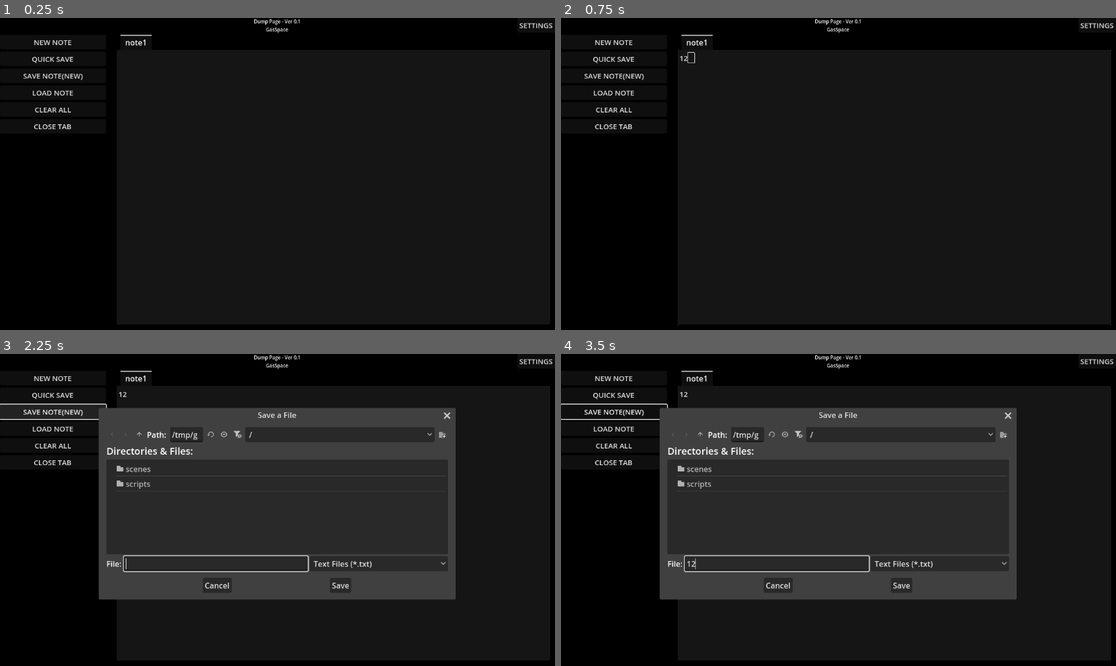
Above: before the commit, frames 1-4 (two rows, left to right).
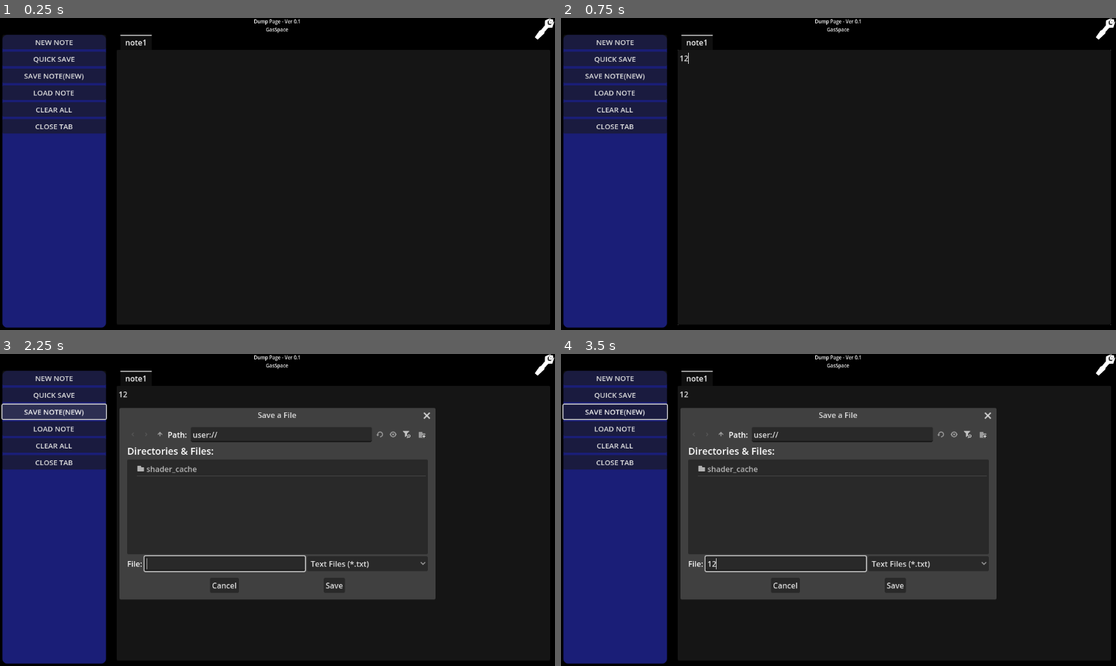
Above: after the commit, the same moments.

Repository: GasSpace630/Dump_Page
Game: Godot game, scene res://scenes/main.tscn
Two runs of this game, one before a commit and one after it. Both use one fixed random seed, a clock stepped at 60 frames per second and the inputs below.
Inputs (mouse positions are in pixels of both pictures, inside the frame that each line leads up to):
- Up to frame 1 (0.25 s): no input
- Up to frame 2 (0.75 s): click (894, 186) at 0.52 s; type "12" at 0.6 s
- Up to frame 3 (2.25 s): click "QUICK SAVE" at 1.25 s; click "SAVE NOTE(NEW)" at 2 s
- Up to frame 4 (3.5 s): click (777, 563) at 2.77 s; type "12" at 2.85 s

The runs differ from the first frame. In frame 1, 18% of the frame differs, in the area x 0-100%, y 0-100%; in frame 2, 18%; in frame 3, 22%; in frame 4, 22%.

Commit message:
settings and ui changes

Diff:
--- a/bitmap.svg
+++ b/bitmap.svg
@@ -2,11 +2,16 @@
 <!-- Created with Inkscape (http://www.inkscape.org/) -->
 
 <svg
-   width="16"
-   height="16"
-   viewBox="0 0 16 16"
+   width="128"
+   height="128"
+   viewBox="0 0 128 128"
    version="1.1"
    id="svg1"
+   sodipodi:docname="bitmap.svg"
+   inkscape:export-filename="bitmap.svg"
+   inkscape:export-xdpi="384"
+   inkscape:export-ydpi="384"
+   inkscape:version="1.4 (e7c3feb100, 2024-10-09)"
    xmlns:inkscape="http://www.inkscape.org/namespaces/inkscape"
    xmlns:sodipodi="http://sodipodi.sourceforge.net/DTD/sodipodi-0.dtd"
    xmlns="http://www.w3.org/2000/svg"
@@ -21,12 +26,21 @@
      inkscape:pagecheckerboard="0"
      inkscape:deskcolor="#d1d1d1"
      inkscape:document-units="px"
-     inkscape:export-bgcolor="#b7b7b7ff">
+     inkscape:export-bgcolor="#b7b7b7ff"
+     inkscape:zoom="4.2126758"
+     inkscape:cx="44.15246"
+     inkscape:cy="67.296894"
+     inkscape:window-width="1517"
+     inkscape:window-height="823"
+     inkscape:window-x="0"
+     inkscape:window-y="0"
+     inkscape:window-maximized="1"
+     inkscape:current-layer="layer1">
     <inkscape:page
        x="0"
        y="0"
-       width="16"
-       height="16"
+       width="128"
+       height="128"
        id="page2"
        margin="0"
        bleed="0" />
@@ -39,13 +53,15 @@
      id="layer1">
     <path
        id="rect1"
-       style="fill:#ffffff;fill-opacity:1;stroke:#000000;stroke-width:0.105028;stroke-linecap:square;paint-order:fill markers stroke"
-       transform="matrix(1,0,-0.42211257,0.90654342,0,0)"
-       d="M 8.0299339,2.3926699 H 15.634399 V 14.907457 l -1.286668,-1.069651 0.755975,0.957699 -0.367806,-0.07759 0.455349,0.62332 H 8.0299339 Z"
-       sodipodi:nodetypes="ccccccccc" />
+       style="fill:#ffffff;fill-opacity:1;stroke:#000000;stroke-width:0.913002;stroke-linecap:square;paint-order:fill markers stroke"
+       d="M 54.851115,8.3275395 H 121.83556 L 75.302988,115.68984 l -7.356518,-9.17635 3.098134,8.21594 -2.951346,-0.66564 1.693337,5.34736 H 6.7056743 Z"
+       sodipodi:nodetypes="ccccccccc"
+       inkscape:export-filename="bitmap.svg"
+       inkscape:export-xdpi="384"
+       inkscape:export-ydpi="384" />
     <path
-       style="fill:#fffd16;fill-opacity:1;stroke:#000000;stroke-width:0.1;stroke-linecap:square;stroke-dasharray:none;stroke-opacity:1;paint-order:fill markers stroke"
-       d="M 8.8109891,5.1293354 6.9931425,7.7113619 5.6417902,8.7957796 4.2537534,8.8344013 5.6678766,9.6343766 6.7755601,9.098616 7.2900299,8.5747143 8.2791358,6.9412453 7.3650461,9.0134106 7.2469422,10.400634 8.2507794,9.2199739 8.3875597,8.4869517 8.4450148,9.2902746 9.1100143,9.6601426 10.990515,8.9186073 H 9.4841004 L 9.2626917,7.7355961 9.8238409,5.0619706 9.5330169,4.9648745 9.614786,4.4503855 9.3498154,4.4716885 9.2243938,4.9902205 Z"
+       style="fill:#fffd16;fill-opacity:1;stroke:#000000;stroke-width:0.913004;stroke-linecap:square;stroke-dasharray:none;stroke-opacity:1;paint-order:fill markers stroke"
+       d="m 70.627533,36.341339 -16.012621,24.43433 -11.903476,10.262101 -12.226617,0.365487 12.4564,7.570356 9.757104,-5.070029 4.53174,-4.957806 8.712606,-15.457907 -8.051821,19.609394 -1.040325,13.127626 8.842366,-11.172869 1.204838,-6.936763 0.506098,7.602035 5.857692,3.500149 16.564516,-7.017325 H 76.556679 l -1.950291,-11.195114 4.942917,-25.301154 -2.561742,-0.918845 0.720269,-4.868731 -2.334012,0.201605 -1.104783,4.906993 z"
        id="path3"
        sodipodi:nodetypes="ccccccccccccccccccccccc" />
   </g>
--- a/scenes/main.tscn
+++ b/scenes/main.tscn
@@ -1,6 +1,8 @@
-[gd_scene load_steps=3 format=3 uid="uid://dhnvuhrrtyimj"]
+[gd_scene load_steps=5 format=3 uid="uid://dhnvuhrrtyimj"]
 
 [ext_resource type="Script" uid="uid://cibqx8tgs3afd" path="res://scripts/main.gd" id="1_o5qli"]
+[ext_resource type="Texture2D" uid="uid://bcxfomlwjgdyp" path="res://assets/settings_icon.png" id="2_0wfyh"]
+[ext_resource type="StyleBox" uid="uid://bx8bvmn8cl4fd" path="res://styles/base_style.tres" id="2_sugp2"]
 
 [sub_resource type="StyleBoxFlat" id="StyleBoxFlat_o5qli"]
 bg_color = Color(0, 0, 0, 1)
@@ -49,41 +51,51 @@
 size_flags_vertical = 3
 split_offset = -350
 
-[node name="side_bar" type="VBoxContainer" parent="VBoxContainer/HSplitContainer"]
+[node name="MarginContainer2" type="MarginContainer" parent="VBoxContainer/HSplitContainer"]
+layout_mode = 2
+size_flags_horizontal = 3
+theme_override_constants/margin_left = 5
+theme_override_constants/margin_bottom = 5
+
+[node name="Panel" type="Panel" parent="VBoxContainer/HSplitContainer/MarginContainer2"]
+layout_mode = 2
+theme_override_styles/panel = ExtResource("2_sugp2")
+
+[node name="side_bar" type="VBoxContainer" parent="VBoxContainer/HSplitContainer/MarginContainer2"]
 layout_mode = 2
 size_flags_horizontal = 3
 theme_override_constants/separation = 5
 
-[node name="new_btn" type="Button" parent="VBoxContainer/HSplitContainer/side_bar"]
+[node name="new_btn" type="Button" parent="VBoxContainer/HSplitContainer/MarginContainer2/side_bar"]
 layout_mode = 2
 theme_override_font_sizes/font_size = 15
 text = "NEW NOTE"
 
-[node name="save_btn2" type="Button" parent="VBoxContainer/HSplitContainer/side_bar"]
+[node name="save_btn2" type="Button" parent="VBoxContainer/HSplitContainer/MarginContainer2/side_bar"]
 layout_mode = 2
 size_flags_horizontal = 3
 theme_override_font_sizes/font_size = 15
 text = "QUICK SAVE"
 
-[node name="save_btn" type="Button" parent="VBoxContainer/HSplitContainer/side_bar"]
+[node name="save_btn" type="Button" parent="VBoxContainer/HSplitContainer/MarginContainer2/side_bar"]
 layout_mode = 2
 size_flags_horizontal = 3
 theme_override_font_sizes/font_size = 15
 text = "SAVE NOTE(NEW)"
 
-[node name="load_btn" type="Button" parent="VBoxContainer/HSplitContainer/side_bar"]
+[node name="load_btn" type="Button" parent="VBoxContainer/HSplitContainer/MarginContainer2/side_bar"]
 layout_mode = 2
 size_flags_horizontal = 3
 theme_override_font_sizes/font_size = 15
 text = "LOAD NOTE"
 
-[node name="clear_btn" type="Button" parent="VBoxContainer/HSplitContainer/side_bar"]
+[node name="clear_btn" type="Button" parent="VBoxContainer/HSplitContainer/MarginContainer2/side_bar"]
 layout_mode = 2
 size_flags_horizontal = 3
 theme_override_font_sizes/font_size = 15
 text = "CLEAR ALL"
 
-[node name="close_btn" type="Button" parent="VBoxContainer/HSplitContainer/side_bar"]
+[node name="close_btn" type="Button" parent="VBoxContainer/HSplitContainer/MarginContainer2/side_bar"]
 layout_mode = 2
 size_flags_horizontal = 3
 theme_override_font_sizes/font_size = 15
@@ -109,49 +121,38 @@
 [node name="note1" type="TextEdit" parent="VBoxContainer/HSplitContainer/MarginContainer/VBoxContainer/TabContainer"]
 layout_mode = 2
 size_flags_vertical = 3
-theme_override_font_sizes/font_size = 15
-deselect_on_focus_loss_enabled = false
-drag_and_drop_selection_enabled = false
-caret_type = 1
 highlight_all_occurrences = true
-draw_tabs = true
 metadata/_tab_index = 0
 
 [node name="settings_bar" type="PopupMenu" parent="."]
 title = "SETTINGS"
 initial_position = 1
-size = Vector2i(300, 300)
+size = Vector2i(300, 305)
+theme_override_styles/panel = ExtResource("2_sugp2")
 hide_on_item_selection = false
 hide_on_checkable_item_selection = false
 allow_search = false
-item_count = 3
-item_0/text = "SETTINGS"
-item_0/id = 0
-item_0/separator = true
-item_1/text = " : Hide SideBar"
-item_1/checkable = 1
-item_1/id = 1
-item_2/text = " : Hide App Name"
-item_2/checkable = 1
-item_2/id = 2
 
-[node name="setting_btn" type="Button" parent="."]
+[node name="setting_btn" type="TextureButton" parent="."]
 layout_mode = 1
 anchors_preset = 1
 anchor_left = 1.0
 anchor_right = 1.0
-offset_left = -69.0
-offset_bottom = 30.0
+offset_left = -42.0
+offset_right = -1.0
+offset_bottom = 45.0
 grow_horizontal = 0
 size_flags_horizontal = 3
-theme_override_font_sizes/font_size = 15
-text = "SETTINGS"
+tooltip_text = "SETTINGS"
+texture_normal = ExtResource("2_0wfyh")
+ignore_texture_size = true
+stretch_mode = 0
 
-[connection signal="pressed" from="VBoxContainer/HSplitContainer/side_bar/new_btn" to="." method="_on_new_btn_pressed"]
-[connection signal="pressed" from="VBoxContainer/HSplitContainer/side_bar/save_btn2" to="." method="_on_save_btn_2_pressed"]
-[connection signal="pressed" from="VBoxContainer/HSplitContainer/side_bar/save_btn" to="." method="_on_save_btn_pressed"]
-[connection signal="pressed" from="VBoxContainer/HSplitContainer/side_bar/load_btn" to="." method="_on_load_btn_pressed"]
-[connection signal="pressed" from="VBoxContainer/HSplitContainer/side_bar/clear_btn" to="." method="_on_clear_btn_pressed"]
-[connection signal="pressed" from="VBoxContainer/HSplitContainer/side_bar/close_btn" to="." method="_on_close_btn_pressed"]
+[connection signal="pressed" from="VBoxContainer/HSplitContainer/MarginContainer2/side_bar/new_btn" to="." method="_on_new_btn_pressed"]
+[connection signal="pressed" from="VBoxContainer/HSplitContainer/MarginContainer2/side_bar/save_btn2" to="." method="_on_save_btn_2_pressed"]
+[connection signal="pressed" from="VBoxContainer/HSplitContainer/MarginContainer2/side_bar/save_btn" to="." method="_on_save_btn_pressed"]
+[connection signal="pressed" from="VBoxContainer/HSplitContainer/MarginContainer2/side_bar/load_btn" to="." method="_on_load_btn_pressed"]
+[connection signal="pressed" from="VBoxContainer/HSplitContainer/MarginContainer2/side_bar/clear_btn" to="." method="_on_clear_btn_pressed"]
+[connection signal="pressed" from="VBoxContainer/HSplitContainer/MarginContainer2/side_bar/close_btn" to="." method="_on_close_btn_pressed"]
 [connection signal="id_pressed" from="settings_bar" to="." method="_on_settings_bar_id_pressed"]
 [connection signal="pressed" from="setting_btn" to="." method="_on_setting_btn_pressed"]
--- a/scripts/main.gd
+++ b/scripts/main.gd
@@ -2,7 +2,8 @@
 
 @onready var text_edit: TextEdit
 @onready var settings_bar: PopupMenu = $settings_bar
-@onready var side_bar: VBoxContainer = $VBoxContainer/HSplitContainer/side_bar
+@onready var side_bar: MarginContainer = $VBoxContainer/HSplitContainer/MarginContainer2
+
 @onready var app_name: Label = $VBoxContainer/HBoxContainer/app_name
 @onready var tab_container: TabContainer = $VBoxContainer/HSplitContainer/MarginContainer/VBoxContainer/TabContainer
 
@@ -10,12 +11,13 @@
 var current_tab
 var editing : bool
 
+var current_dir
 
 func _ready() -> void:
-	pass
+	settings_menu_popup()
 
-func _process(delta: float) -> void:
-	settings()
+func _process(_delta: float) -> void:
+	settings_system()
 	text_edit = tab_container.get_current_tab_control()
 	if tab_container.get_tab_count() > 0:
 		editing = true
@@ -33,6 +35,8 @@
 
 func file_load(save_path):
 	if FileAccess.file_exists(save_path):
+		var text_edit = TextEdit.new()
+		tab_container.add_child(text_edit)
 		note_name = save_path.get_file()
 		var file = FileAccess.open(save_path,FileAccess.READ)
 		if file:
@@ -43,7 +47,7 @@
 		else:
 			print("err")
 
-func settings():
+func settings_system():
 	if settings_bar.is_item_checked(1):
 		side_bar.hide()
 	else:
@@ -52,14 +56,49 @@
 		app_name.hide()
 	else:
 		app_name.show()
+	if settings_bar.is_item_checked(3):
+		tab_container.tabs_visible = false
+	else:
+		tab_container.tabs_visible = true
+	if editing:
+		if settings_bar.is_item_checked(5):
+			text_edit.caret_type = TextEdit.CARET_TYPE_BLOCK
+		else:
+			text_edit.caret_type = TextEdit.CARET_TYPE_LINE
+		if settings_bar.is_item_checked(6):
+			text_edit.caret_blink = true
+		else:
+			text_edit.caret_blink = false
+		if settings_bar.is_item_checked(8):
+			text_edit.wrap_mode = TextEdit.LINE_WRAPPING_NONE
+		else:
+			text_edit.wrap_mode = TextEdit.LINE_WRAPPING_BOUNDARY
+		if settings_bar.is_item_checked(9):
+			text_edit.highlight_current_line = true
+		else:
+			text_edit.highlight_current_line = false
 
-func _on_save_btn_2_pressed() -> void:
+
+func settings_menu_popup():
+	settings_bar.add_separator("SETTINGS",0)
+	settings_bar.add_check_item(" : Hide SideBar",1)
+	settings_bar.add_check_item(" : Hide App Name",2)
+	settings_bar.add_check_item(" : Hide Tabs",3)
+	settings_bar.add_separator("Caret Settings",4)
+	settings_bar.add_check_item(" : Change Shape to Block",5)
+	settings_bar.add_check_item(" : Toggle Blinking",6)
+	settings_bar.add_separator("Tab Settings",7)
+	settings_bar.add_check_item(" : Toggle Line Break",8)
+	settings_bar.add_check_item(" : Toggle Line Highlight",9)
+
+
+func _on_save_btn_2_pressed() -> void:  #Quick dave
 	file_save(note_name)
 
 func _on_save_btn_pressed() -> void:
 	if editing:
 		var file_dialog = FileDialog.new()
-		file_dialog.access = FileDialog.ACCESS_FILESYSTEM
+		file_dialog.access = FileDialog.ACCESS_USERDATA
 		file_dialog.file_mode = FileDialog.FILE_MODE_SAVE_FILE
 		file_dialog.add_filter("*.txt","Text Files")
 		add_child(file_dialog)
@@ -67,14 +106,13 @@
 		file_dialog.popup_centered()
 
 func _on_load_btn_pressed() -> void:
-	if editing:
-		var file_dialog = FileDialog.new()
-		file_dialog.access = FileDialog.ACCESS_FILESYSTEM
-		file_dialog.file_mode = FileDialog.FILE_MODE_OPEN_FILE
-		file_dialog.add_filter("*.txt","Text Files")
-		add_child(file_dialog)
-		file_dialog.connect("file_selected",file_load)
-		file_dialog.popup_centered()
+	var file_dialog = FileDialog.new()
+	file_dialog.access = FileDialog.ACCESS_USERDATA
+	file_dialog.file_mode = FileDialog.FILE_MODE_OPEN_FILE
+	file_dialog.add_filter("*.txt","Text Files")
+	add_child(file_dialog)
+	file_dialog.connect("file_selected",file_load)
+	file_dialog.popup_centered()
 
 
 func _on_close_btn_pressed() -> void:
@@ -112,5 +150,29 @@
 		settings_bar.set_item_checked(2,true)
 	elif id == 2 and settings_bar.is_item_checked(2):
 		settings_bar.set_item_checked(2,false)
+	elif id == 3 and settings_bar.is_item_checked(3) == false:
+		settings_bar.set_item_checked(3,true)
+	elif id == 3 and settings_bar.is_item_checked(3):
+		settings_bar.set_item_checked(3,false)
+	elif id == 5 and settings_bar.is_item_checked(5) == false:
+		settings_bar.set_item_checked(5,true)
+	elif id == 5 and settings_bar.is_item_checked(5):
+		settings_bar.set_item_checked(5,false)
+	elif id == 6 and settings_bar.is_item_checked(6) == false:
+		settings_bar.set_item_checked(6,true)
+	elif id == 6 and settings_bar.is_item_checked(6):
+		settings_bar.set_item_checked(6,false)
+	elif id == 8 and settings_bar.is_item_checked(8) == false:
+		settings_bar.set_item_checked(8,true)
+	elif id == 8 and settings_bar.is_item_checked(8):
+		settings_bar.set_item_checked(8,false)
+	elif id == 9 and settings_bar.is_item_checked(9) == false:
+		settings_bar.set_item_checked(9,true)
+	elif id == 9 and settings_bar.is_item_checked(9):
+		settings_bar.set_item_checked(9,false)
+	elif id == 10 and settings_bar.is_item_checked(10) == false:
+		settings_bar.set_item_checked(10,true)
+	elif id == 10 and settings_bar.is_item_checked(10):
+		settings_bar.set_item_checked(10,false)
 	else:
 		pass
--- /dev/null
+++ b/styles/base_style.tres
@@ -0,0 +1,8 @@
+[gd_resource type="StyleBoxFlat" format=3 uid="uid://bx8bvmn8cl4fd"]
+
+[resource]
+bg_color = Color(0.104038, 0.119803, 0.467188, 1)
+corner_radius_top_left = 10
+corner_radius_top_right = 10
+corner_radius_bottom_right = 10
+corner_radius_bottom_left = 10
--- /dev/null
+++ b/syntax_hl.gd
@@ -0,0 +1,17 @@
+extends SyntaxHighlighter
+
+func _get_line_syntax_highlighting(line_text):
+	var syntax = []
+
+	var bold_regex = RegEx.new()
+	bold_regex.compile(r"\*\*(,*?)\*\*")
+
+	for i in bold_regex.search_all(line_text):
+		syntax.append({
+			"start" : i.get_start(0),
+			"end" : i.get_end(0),
+			"color" : Color(1,1,1),
+			"bold" : true
+		})
+
+	return syntax
Binary file added: assets/settings_icon.png
Not shown, added: assets/settings_icon.png.import
Not shown, added: note1.txt
Not shown, added: syntax_hl.gd.uid
